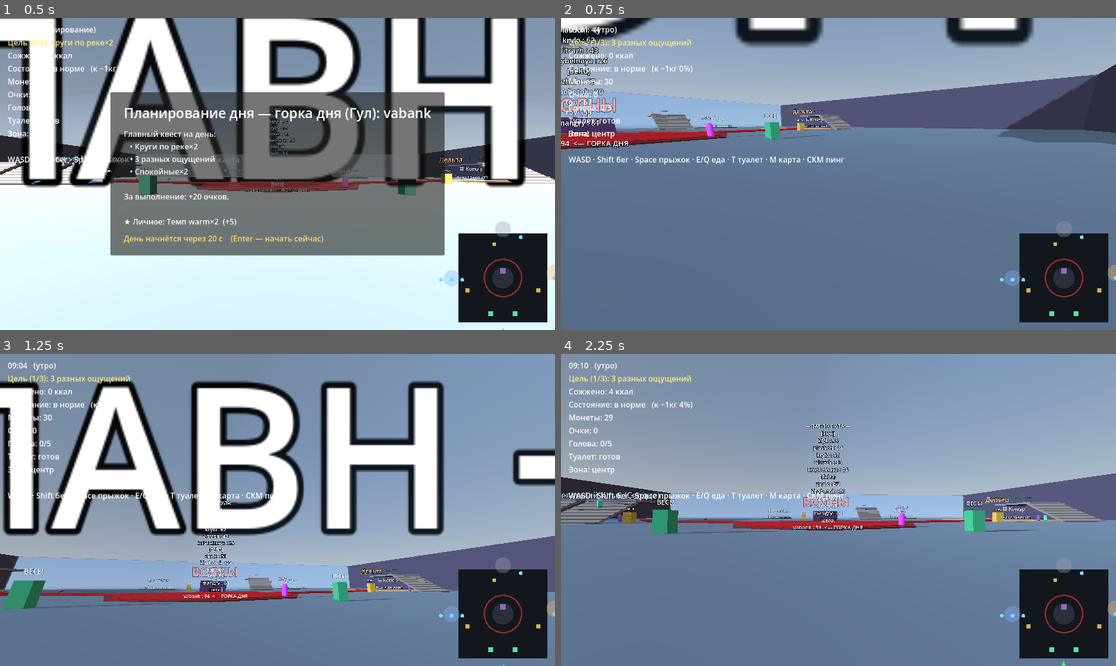
Above: before the commit, frames 1-4 (two rows, left to right).
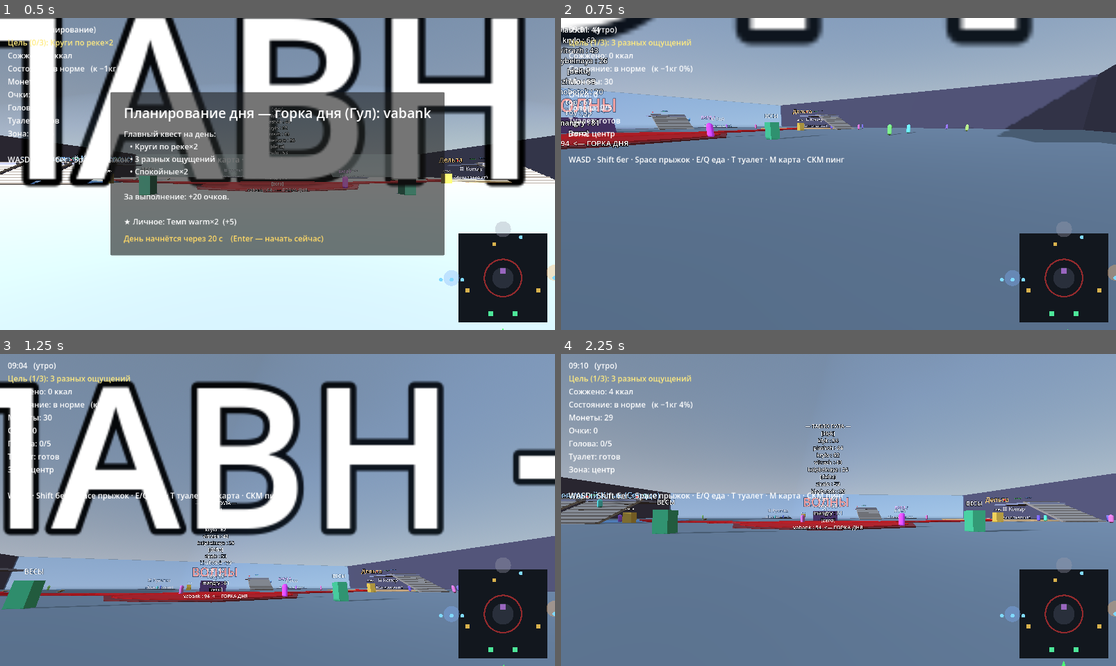
Above: after the commit, the same moments.

Repository: evangelipeep/Red-Wave
Game: Godot game, scene res://world/ParkGreybox.tscn
The game is run twice, just before and just after one commit, with the same random seed, the same clock (stepped at 60 frames per second) and the same inputs. The project has no main scene, so this scene is started directly.
Inputs (mouse positions are in pixels of both pictures, inside the frame that each line leads up to):
- Up to frame 1 (0.5 s): no input
- Up to frame 2 (0.75 s): tap Enter (ui_accept) at 0.5 s; drag from (1066, 276) to (894, 105) at 0.52 s
- Up to frame 3 (1.25 s): no input
- Up to frame 4 (2.25 s): move the mouse to (810, 510) at 1.27 s; hold W (move_forward) from 1.28 s (still down); tap E (eat_snack) at 1.35 s; tap Space (jump) at 1.52 s; move the mouse to (849, 503) at 2.02 s; hold Middle mouse button (ping) from 2.03 s (still down)

Frame 1 is identical in both runs. In frame 2, less than 0.1% of the frame differs, in the area x 29-74%, y 34-38%; in frame 3, less than 0.1%; in frame 4, less than 0.1%.

Commit message:
feat(npc): фоновая толпа посетителей — гуляют по парку, оживляют территорию
- Visitor: лёгкий бродячий NPC с коллизией и анти-стаком (не трогает горки)
- NPCManager спавнит ambient_count посетителей вдобавок к слайд-NPC

Co-Authored-By: Claude Opus 4.8 <noreply@anthropic.com>

Diff:
--- a/systems/npc/NPCManager.gd
+++ b/systems/npc/NPCManager.gd
@@ -3,7 +3,8 @@
 ## «По умному»: фиксированный пул капсул (без физики), они сами крутят цикл
 ## очередь→спуск→бассейн→брожение. Никакой нагрузки на хост сверх N агентов.
 
-@export var npc_count: int = 4
+@export var npc_count: int = 4        # NPC, привязанные к горкам (очередь→спуск→цикл)
+@export var ambient_count: int = 14   # фоновые посетители, гуляющие по парку
 
 var _spawned: bool = false
 
@@ -14,11 +15,14 @@
 	if _spawned:
 		return
 	_spawned = true
+	var host := get_tree().current_scene
 	var slides := get_tree().get_nodes_in_group("slide")
-	if slides.is_empty():
-		return
-	var host := get_tree().current_scene
 	for i in npc_count:
+		if slides.is_empty():
+			break
 		var npc := NPCAgent.new()
 		host.add_child(npc)
 		npc.setup(slides[i % slides.size()])
+	# Фоновая толпа — оживляет территорию.
+	for j in ambient_count:
+		host.add_child(Visitor.new())
--- /dev/null
+++ b/systems/npc/Visitor.gd
@@ -0,0 +1,64 @@
+extends CharacterBody3D
+class_name Visitor
+## Фоновый посетитель: просто гуляет по парку между случайными точками (коллизия,
+## без навмеша + анти-стак). Не взаимодействует с горками — оживляет территорию.
+
+@export var speed: float = 2.6
+
+var _target: Vector3 = Vector3.ZERO
+var _retarget_t: float = 0.0
+var _stuck_t: float = 0.0
+var _grav: float = ProjectSettings.get_setting("physics/3d/default_gravity", 18.0)
+
+func _ready() -> void:
+	var cap := CapsuleShape3D.new()
+	cap.radius = 0.35
+	cap.height = 1.7
+	var col := CollisionShape3D.new()
+	col.shape = cap
+	col.position = Vector3(0, 0.9, 0)
+	add_child(col)
+	var mesh := MeshInstance3D.new()
+	var cm := CapsuleMesh.new()
+	cm.radius = 0.35
+	cm.height = 1.7
+	mesh.mesh = cm
+	var mat := StandardMaterial3D.new()
+	mat.albedo_color = Color.from_hsv(randf(), 0.45, 0.85)
+	mesh.material_override = mat
+	mesh.position = Vector3(0, 0.9, 0)
+	add_child(mesh)
+	global_position = _rand_point()
+	_pick()
+
+func _rand_point() -> Vector3:
+	return Vector3(randf_range(-85, 85), 0.4, randf_range(-65, 65))
+
+func _pick() -> void:
+	_target = _rand_point()
+	_retarget_t = randf_range(4.0, 9.0)
+	_stuck_t = 0.0
+
+func _physics_process(delta: float) -> void:
+	var flat := Vector3(_target.x - global_position.x, 0.0, _target.z - global_position.z)
+	if flat.length() > 1.0:
+		var dir := flat.normalized()
+		velocity.x = dir.x * speed
+		velocity.z = dir.z * speed
+	else:
+		velocity.x = move_toward(velocity.x, 0.0, speed)
+		velocity.z = move_toward(velocity.z, 0.0, speed)
+	velocity.y = (velocity.y - _grav * delta) if not is_on_floor() else 0.0
+	move_and_slide()
+
+	_retarget_t -= delta
+	var rv := get_real_velocity()
+	if Vector2(rv.x, rv.z).length() < 0.3 and flat.length() > 1.5:
+		_stuck_t += delta
+	else:
+		_stuck_t = 0.0
+	if _retarget_t <= 0.0 or flat.length() <= 1.0:
+		_pick()
+	elif _stuck_t > 4.0:
+		global_position = Vector3(_target.x, global_position.y, _target.z)  # аварийно
+		_pick()
Not shown, added: systems/npc/Visitor.gd.uid
